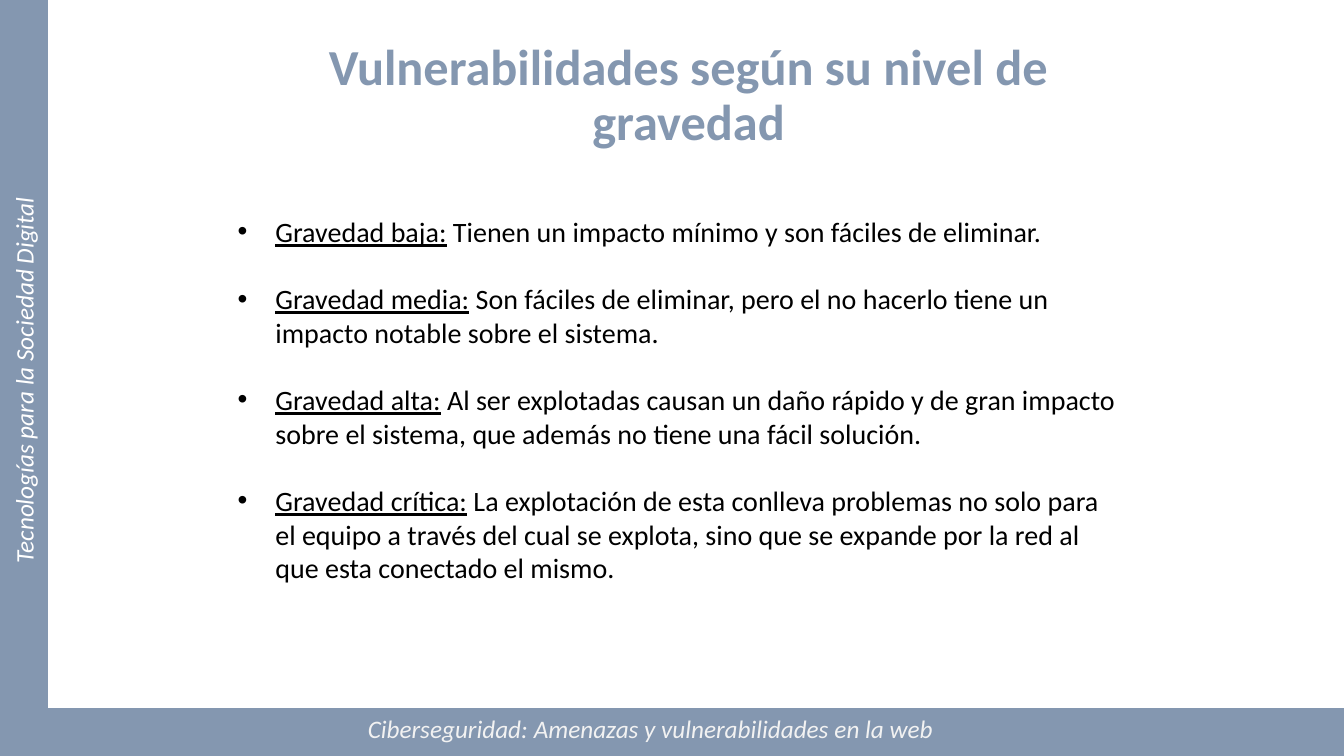
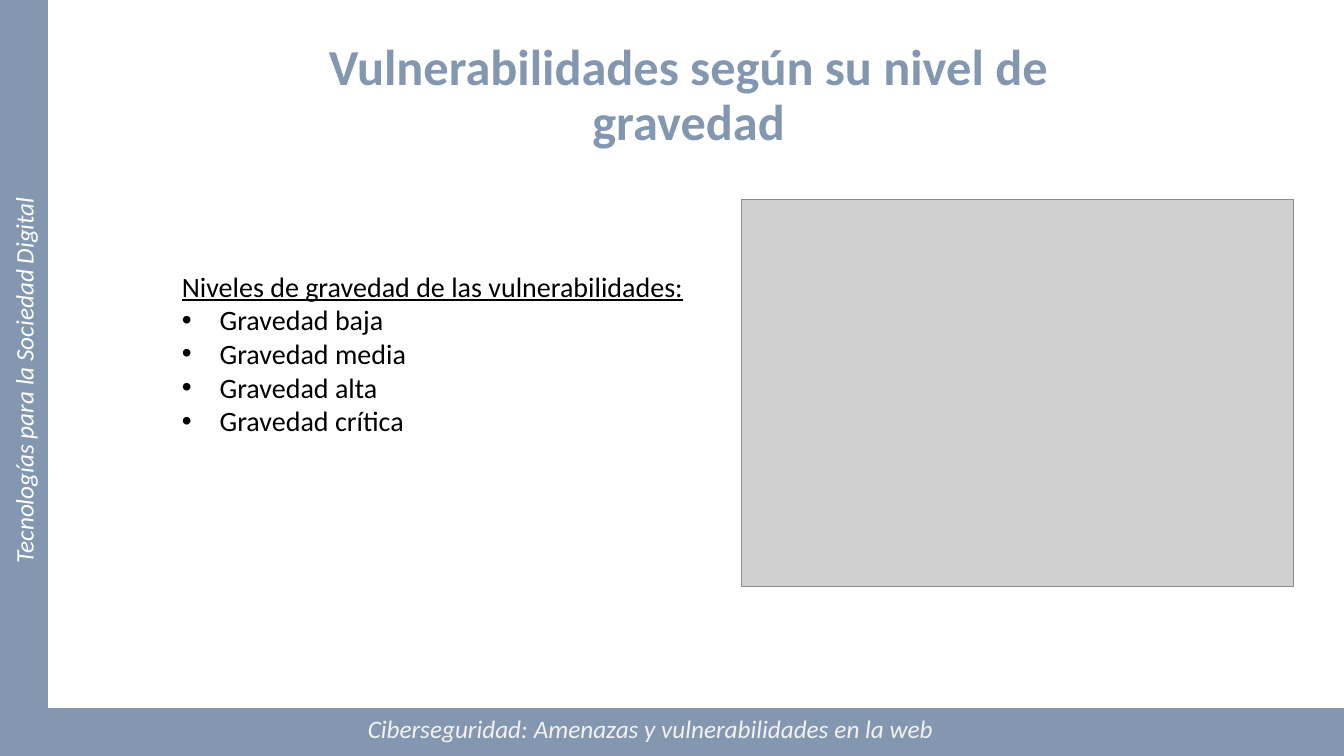
Before and after one commit to Marquez-David/TECNOLOGIAS-SOCIEDAD-DIGITAL, a slide deck: slide 6 of TF-E6/Presentacion/PresentaciónTFv5.pptx. Drawn at 1344x756 pixels with LibreOffice and Linux fonts; fonts in the diff are those of the drawing; grey boxes stand for pictures. Boxes give left, top, right and bottom in pixels: in the first picture for what was removed or moved away, otherwise in the second. Text is boxed around its words. In the diff, an @@ line names an element or a change of style, - is before the commit and + after.

```diff
--- a/TF-E6/Presentacion/PresentaciónTFv5.pptx
+++ b/TF-E6/Presentacion/PresentaciónTFv5.pptx
@@ picture added at [742, 200, 1295, 587] @@
@@ text at [182, 277, 682, 432]: text changed @@
-• Gravedad baja: Tienen un impacto mínimo y son fáciles de eliminar.
-• Gravedad media: Son fáciles de eliminar, pero el no hacerlo tiene un impacto notable sobre el sistema.
-• Gravedad alta: Al ser explotadas causan un daño rápido y de gran impacto sobre el sistema, que además no tiene una fácil solución.
-• Gravedad crítica: La explotación de esta conlleva problemas no solo para el equipo a través del cual se explota, sino que se expande por la red al que esta conectado el mismo.
+Niveles de gravedad de las vulnerabilidades:
+• Gravedad baja
+• Gravedad media
+• Gravedad alta
+• Gravedad crítica
```
Also in this commit, not shown: 3 other slides changed.
